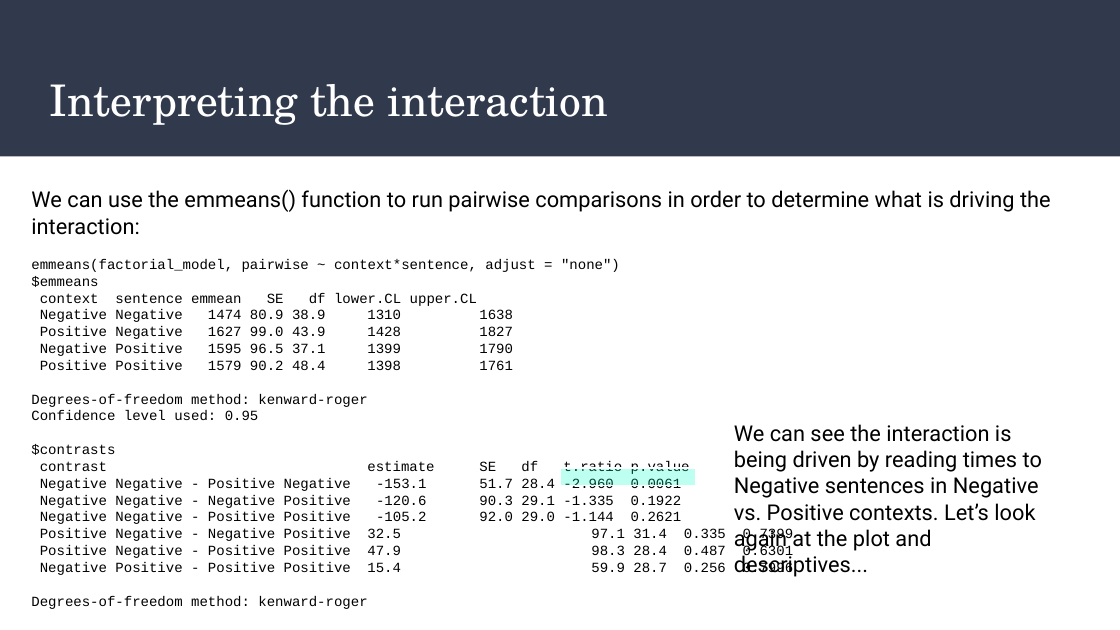
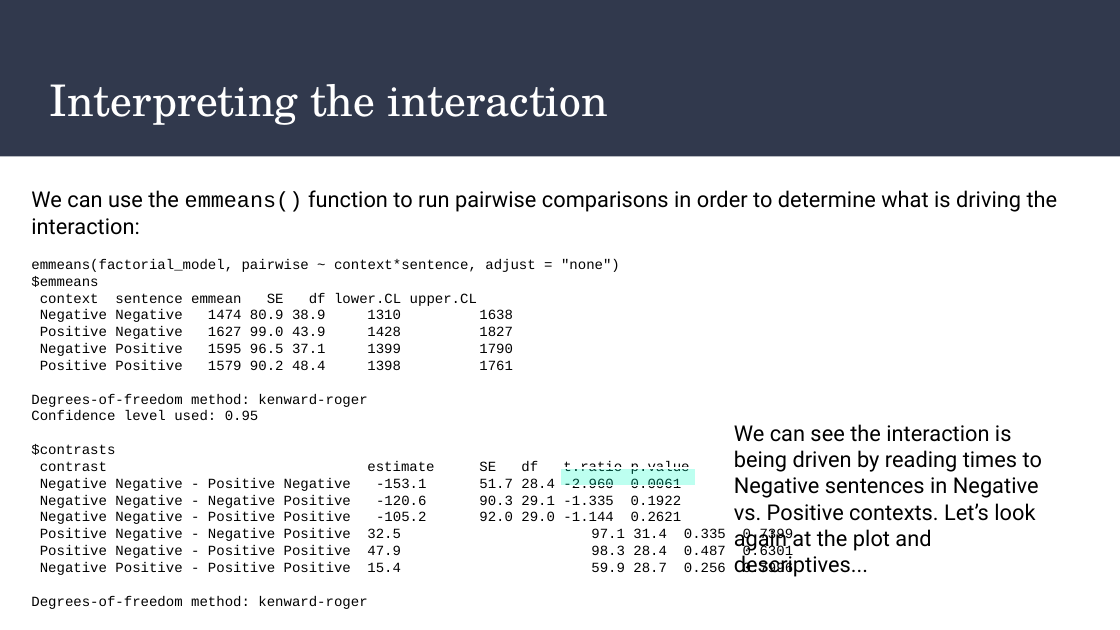
Before and after one commit to dannagifford/Wk5-16_mixed_models_pt2, a slide deck: slide 12 of slides/Mixed_Models_Part_2.odp. Drawn at 1120x630 pixels with LibreOffice and Linux fonts; fonts in the diff are those of the drawing. Boxes give left, top, right and bottom in pixels: in the first picture for what was removed or moved away, otherwise in the second. Text is boxed around its words. In the diff, an @@ line names an element or a change of style, - is before the commit and + after.

```diff
--- a/slides/Mixed_Models_Part_2.odp
+++ b/slides/Mixed_Models_Part_2.odp
@@ text at box(31, 190, 1058, 235): font Roboto to Courier New in "emmeans()" @@
```
Also in this commit, not shown: 4 other slides changed, 2 slides added, 1 other file.
